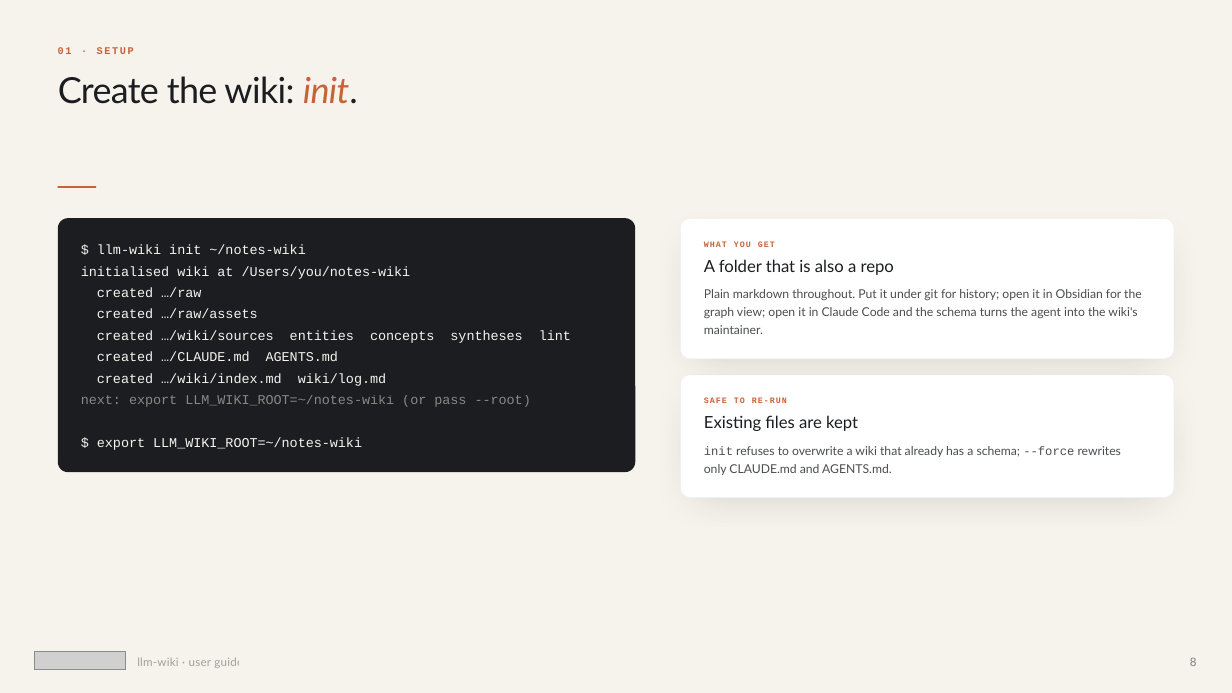
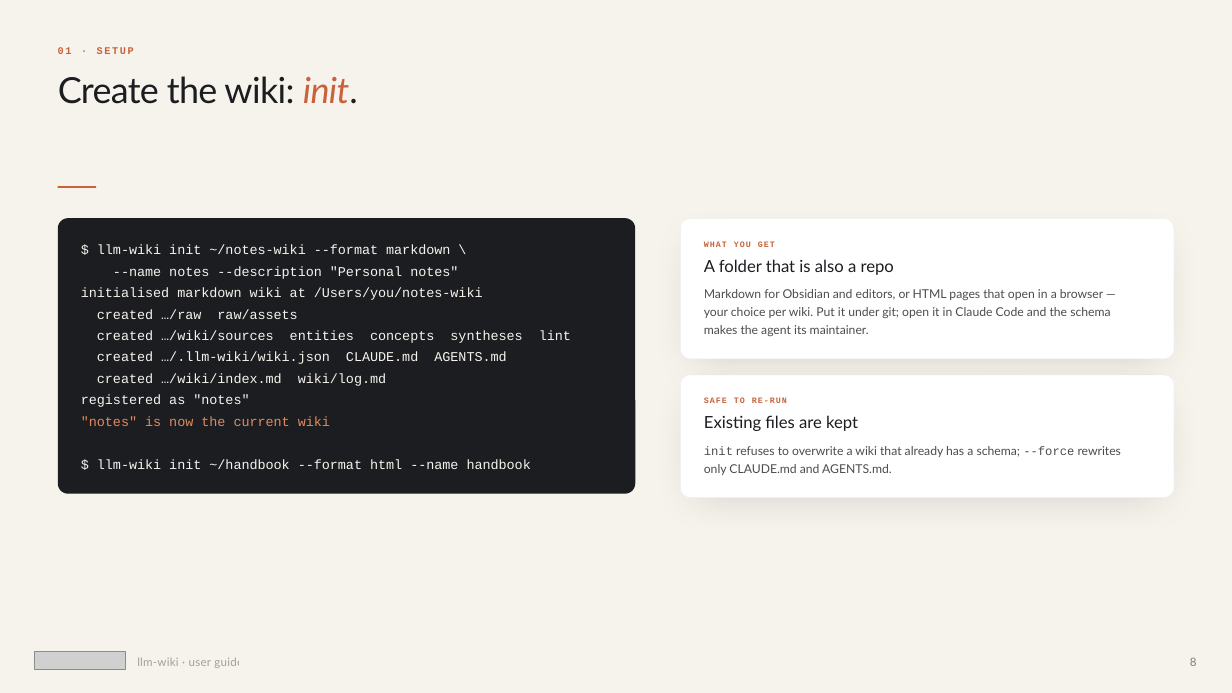
Before and after one commit to BikS2013/llm-wiki, a slide deck: slide 8 of docs/presentations/llm-wiki-user-guide.pptx. Drawn at 1232x693 pixels with LibreOffice and Linux fonts; fonts in the diff are those of the drawing; grey boxes stand for pictures. Boxes give left, top, right and bottom in pixels: in the first picture for what was removed or moved away, otherwise in the second. Text is boxed around its words. In the diff, an @@ line names an element or a change of style, - is before the commit and + after.

```diff
--- a/docs/presentations/llm-wiki-user-guide.pptx
+++ b/docs/presentations/llm-wiki-user-guide.pptx
@@ rounded rectangle: place and size @@
-rounded rectangle at [57, 218, 635, 472]
+rounded rectangle at [57, 218, 635, 494]
@@ rounded rectangle at [57, 218, 635, 494]: proportions changed @@
@@ text at [81, 244, 531, 469]: text changed @@
-$ llm-wiki init ~/notes-wiki
-initialised wiki at /Users/you/notes-wiki
-created …/raw
-created …/raw/assets
-created …/wiki/sources entities concepts syntheses lint
-created …/CLAUDE.md AGENTS.md
-created …/wiki/index.md wiki/log.md
-next: export LLM_WIKI_ROOT=~/notes-wiki (or pass --root)
-$ export LLM_WIKI_ROOT=~/notes-wiki
+$ llm-wiki init ~/notes-wiki --format markdown \
+--name notes --description "Personal notes"
+initialised markdown wiki at /Users/you/notes-wiki
+created …/raw raw/assets
+created …/wiki/sources entities concepts syntheses lint
+created …/.llm-wiki/wiki.json CLAUDE.md AGENTS.md
+created …/wiki/index.md wiki/log.md
+registered as "notes"
+"notes" is now the current wiki
+$ llm-wiki init ~/handbook --format html --name handbook
@@ text at [704, 289, 1110, 336]: text changed @@
-Plain markdown throughout. Put it under git for history; open it in Obsidian for the graph view; open it in Claude Code and the schema turns the agent into the wiki's maintainer.
+Markdown for Obsidian and editors, or HTML pages that open in a browser — your choice per wiki. Put it under git; open it in Claude Code and the schema makes the agent its maintainer.
```
Also in this commit, not shown: 10 other slides changed, 5 slides added, 2 other files.
